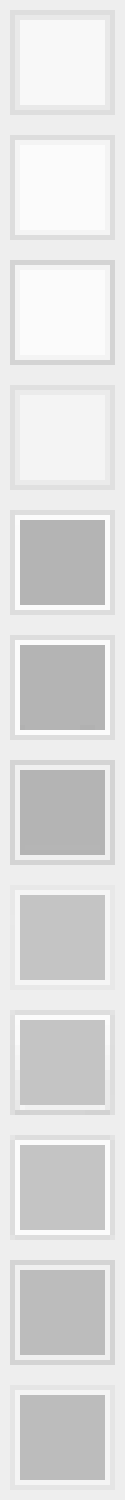
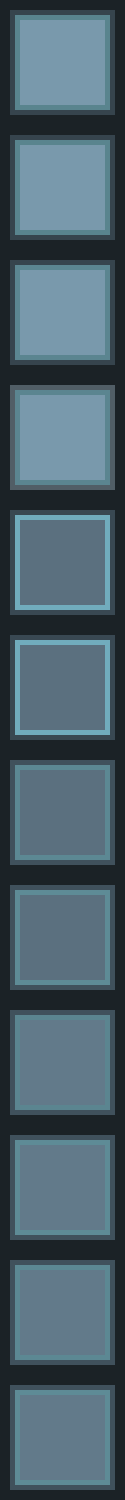
Before/after of a 125x1500 layered artwork. What changed in the layer stack:
added layer "Layer 3" above "Layer 5" over bbox(20, 20, 105, 1480)
added layer "Layer 5" above "Layer 7" over bbox(15, 15, 110, 1485)
added layer "Layer 7" above "Layer 1" over bbox(10, 10, 115, 1490)
added layer "Layer 1" above "Background" over bbox(0, 0, 125, 1500)
added layer "Background" over bbox(0, 0, 125, 1500)
